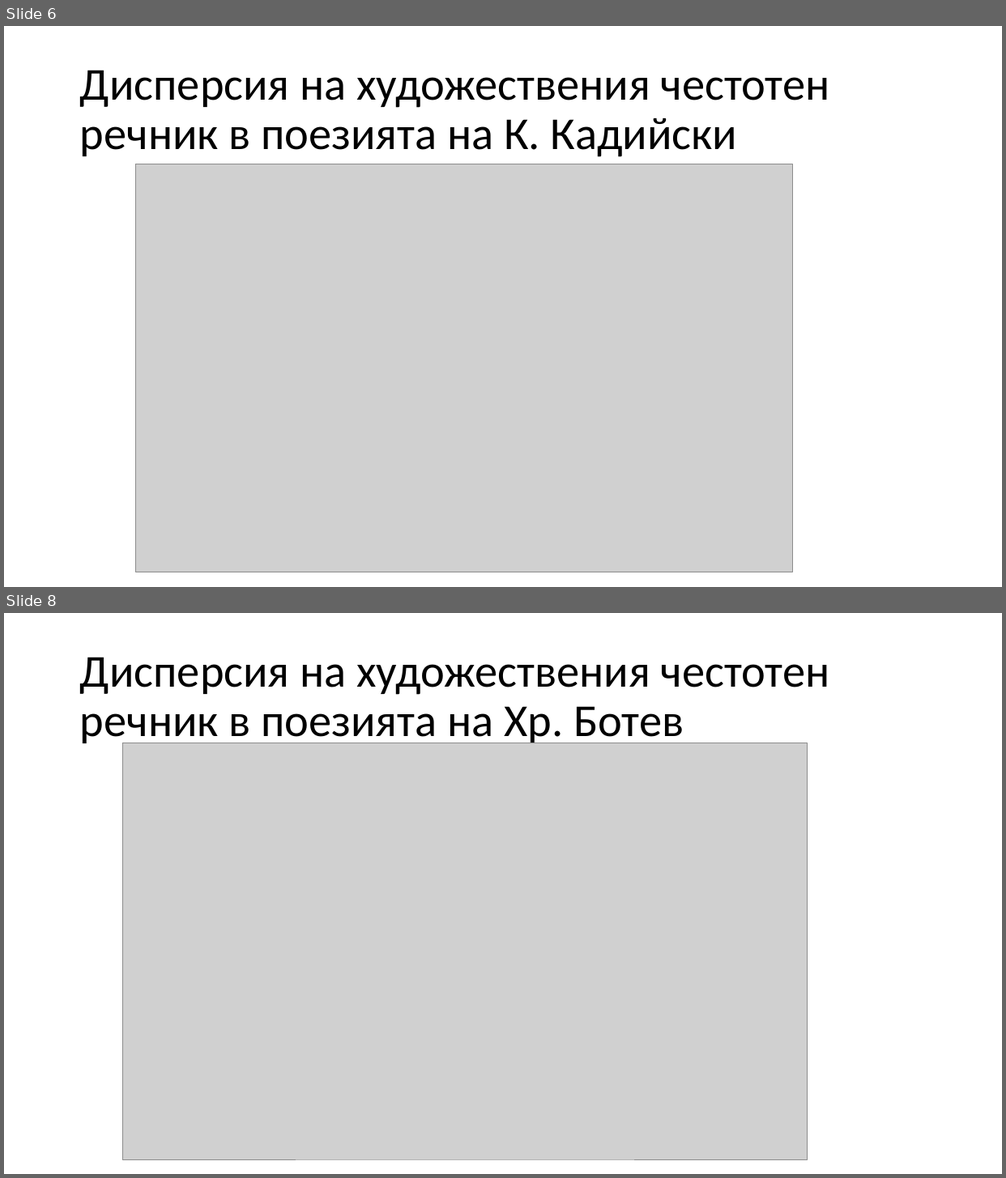
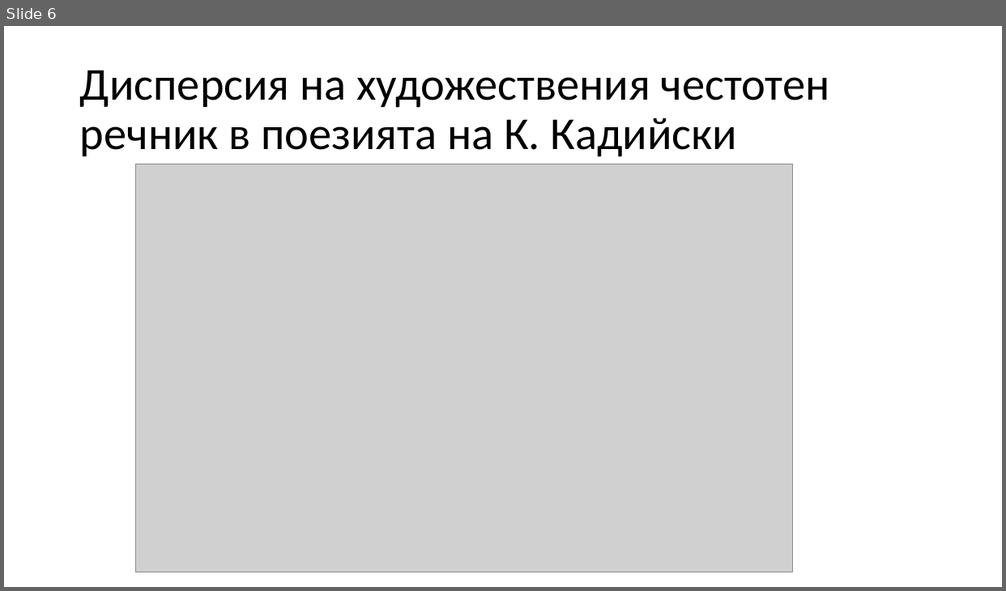
Before and after one commit to ninaanatchkova/literature, a slide deck: presentation/Честотния речник на поета Кирил Кадийски.pptx. Shown one above the other, each under a label of ours: slides 6 and 8 before the commit, slide 6 after it; the slides between them are not shown. The pictures are 1006x1178 and 1006x591 pixels, drawn with LibreOffice and Linux fonts; fonts in the diff are those of the drawing; grey boxes stand for pictures. Boxes give left, top, right and bottom in pixels: in the first picture for what was removed or moved away, otherwise in the second. Text is boxed around its words. In the diff, an @@ line names an element or a change of style, - is before the commit and + after.

```diff
--- a/presentation/Честотния речник на поета Кирил Кадийски.pptx
+++ b/presentation/Честотния речник на поета Кирил Кадийски.pptx
@@ slide 8 removed at (4, 613, 1002, 1174), background #FFFFFF @@
@@ title removed at (80, 657, 830, 747) @@
-Дисперсия на художествения честотен речник в поезията на Хр. Ботев
@@ picture removed at (122, 743, 808, 1160) @@
```
Also in this commit, not shown: 3 slides changed, 5 slides added, 2 other slides removed, 8 other files.
